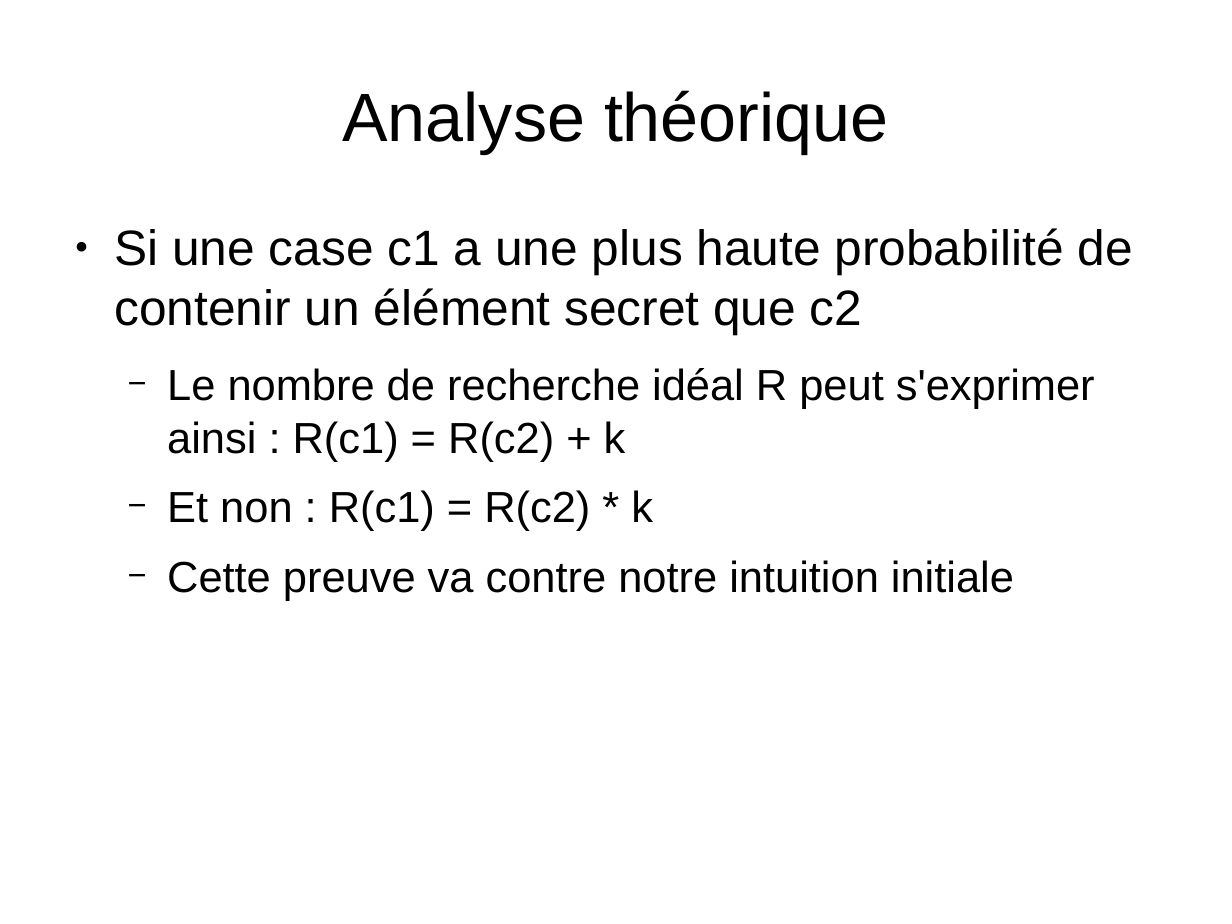
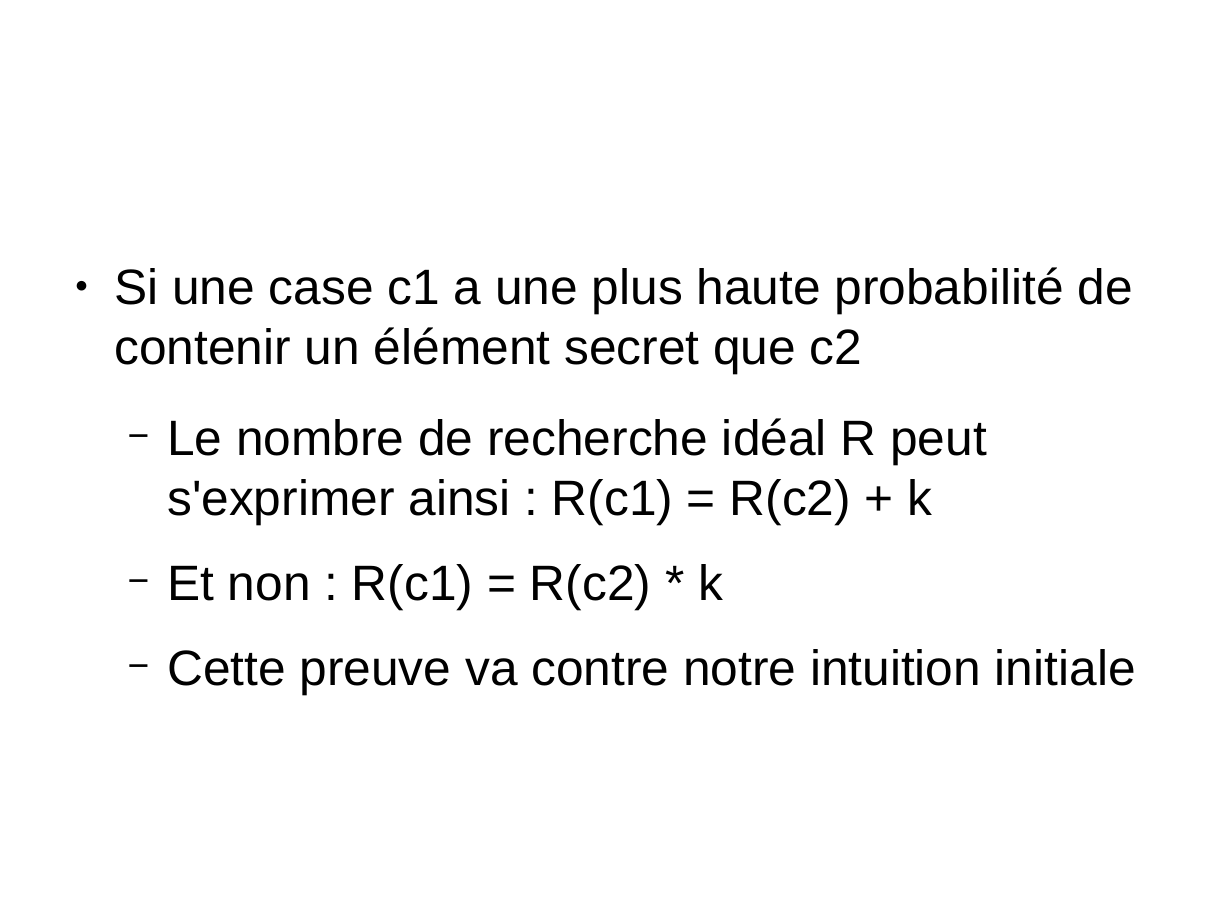
Before and after one commit to medrimonia/PFA-Nethack, a slide deck: slide 14 of papers/soutenance/soutenance.odp. Drawn at 1232x924 pixels with LibreOffice and Linux fonts; fonts in the diff are those of the drawing; background and template pictures are left out. Boxes give left, top, right and bottom in pixels: in the first picture for what was removed or moved away, otherwise in the second. Text is boxed around its words. In the diff, an @@ line names an element or a change of style, - is before the commit and + after.

```diff
--- a/papers/soutenance/soutenance.odp
+++ b/papers/soutenance/soutenance.odp
@@ title "Analyse théorique" at bbox=[61, 37, 931, 191]: size 44 to 56.1 pt, text colour #000000 to #FFFFFF; alignment centre to left @@
@@ text "Si une case c1 a ...": place and size @@
-text "Si une case c1 a ..." at bbox=[114, 228, 1132, 601]
+text "Si une case c1 a ..." at bbox=[114, 267, 1136, 694]
@@ text "Si une case c1 a ..." at bbox=[114, 267, 1136, 694]: size 28 to 32 pt in "Le nombre de recherche idéal R peut ...", "Et non : R(c1) = R(c2) * ...", "Cette preuve va contre notre intuition initiale"; more space between paragraphs @@
```
Also in this commit, not shown: 16 other slides changed.
